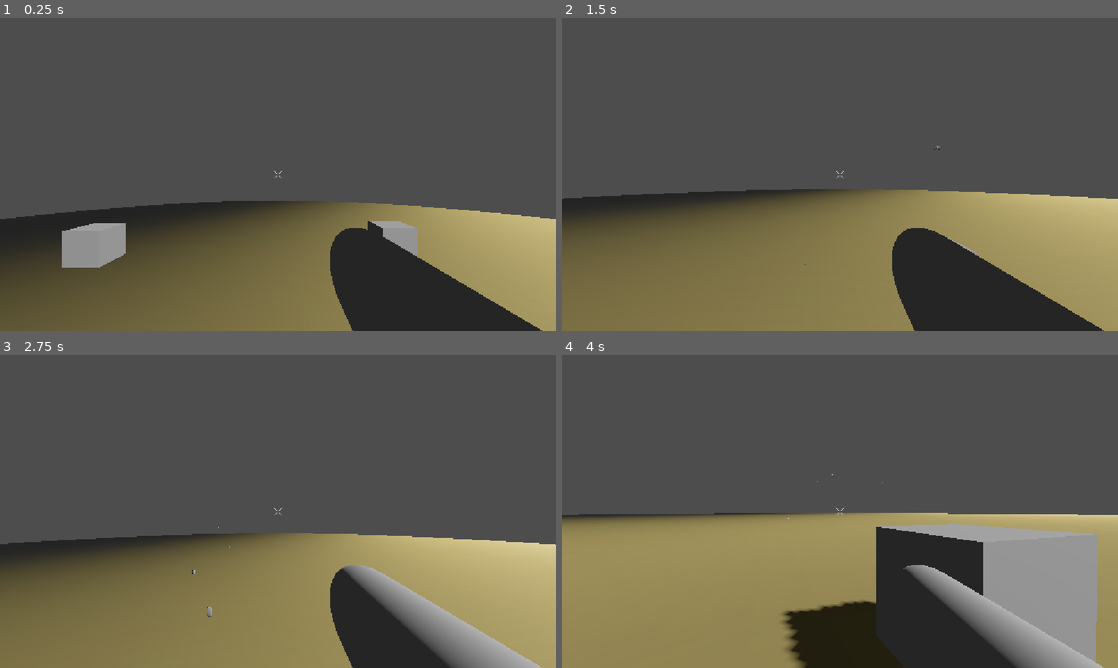
Above: before the commit, frames 1-4 (two rows, left to right).
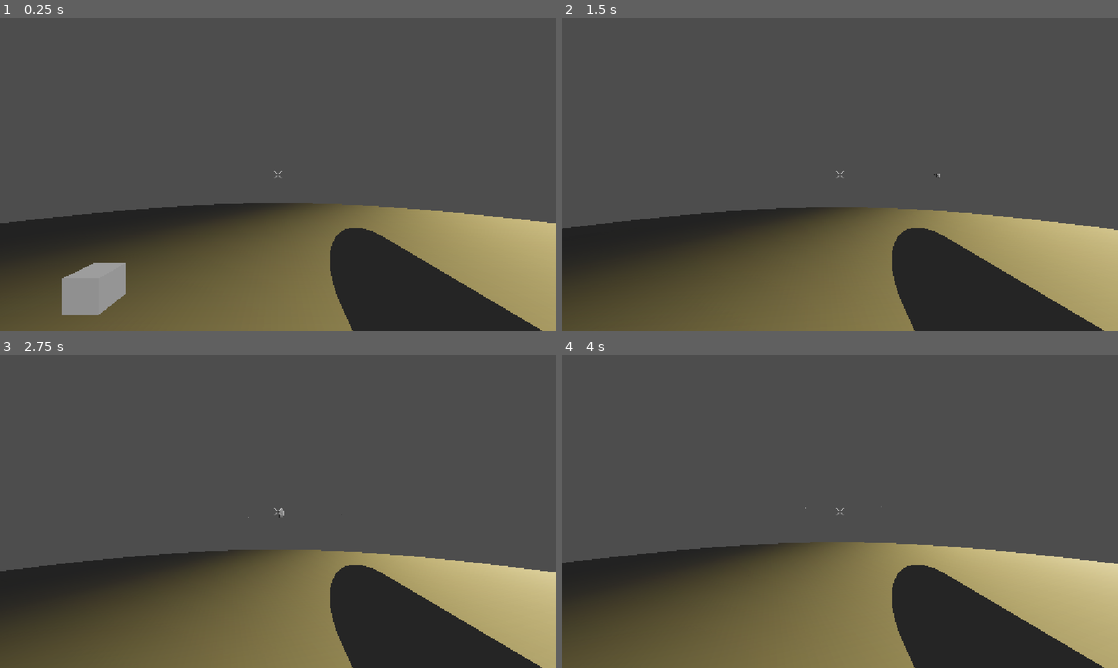
Above: after the commit, the same moments.

Repository: Schlutzkrapfen/RobertsGameJam
Game: Godot game, scene res://Nodes/Levels/Level0.tscn
The game is run twice, just before and just after one commit, with the same random seed, the same clock (stepped at 60 frames per second) and the same inputs.
Inputs (mouse positions are in pixels of both pictures, inside the frame that each line leads up to):
- Up to frame 1 (0.25 s): no input
- Up to frame 2 (1.5 s): move the mouse to (867, 174) at 0.52 s; press the mouse at (867, 174) at 0.53 s; hold W (move_forward) from 0.53 s (still down); tap Space (jump) at 0.77, 0.8, 1.07, 1.35 s; move the mouse to (812, 174) at 1.27 s; release the mouse at (812, 174) at 1.28 s
- Up to frame 3 (2.75 s): keep holding W (move_forward); tap Space (jump) at 1.52, 1.82, 2.3 s; click (250, 511) at 1.55 s; move the mouse to (289, 505) at 2.02 s; press the mouse at (289, 505) at 2.03 s
- Up to frame 4 (4 s): keep holding W (move_forward); move the mouse to (834, 517) at 2.77 s; release the mouse at (834, 517) at 2.78 s; click (834, 517) at 2.85 s; tap Space (jump) at 3.02, 3.32, 3.6, 3.77 s; move the mouse to (878, 514) at 3.52 s

The runs differ from the first frame. In frame 1, 4.5% of the frame differs, in the area x 0-100%, y 58-95%; in frame 2, 24%; in frame 3, 26%; in frame 4, 44%, in the area x 0-100%, y 38-100%.

Commit message:
Start of dash

Diff:
--- a/Scripts/Player/Player.gd
+++ b/Scripts/Player/Player.gd
@@ -1,22 +1,37 @@
 extends CharacterBody3D
 
-
-const SPEED:float = 5.0
-const JUMP_VELOCITY:float = 4.5
-const SHOOT_SHAKE_AMOUNT:float = 0.01
+const SHOOT_SHAKE_AMOUNT:float = 0.05
 signal camera_shake(amount:float)
-
 
 # stats
 var curHp : int = 10
 var maxHp : int = 10
-
 var score : int = 0
 
 # physics
-var moveSpeed : float = 5.0
-var jumpForce : float = 5.0
 var gravity : float = 12.0
+
+# movement
+@export_subgroup("Movement")
+@export var moveSpeed : float = 5.0
+@export var sprintSpeed : float = 12.0
+var curSpeed : float = moveSpeed
+
+# jump
+@export_subgroup("Jump")
+@export var jumpForce : float = 5.0
+@export var curJumps = 2
+@export var jumpBuffer : float = 0.05
+var curJumpBuffered : float = jumpBuffer
+
+# dash
+@export_subgroup("Dash")
+@export var dashBuffer : float = 0.05
+var curDashBuffered : float = dashBuffer
+@export var dashDuration : float = 0.2
+@export var dashCooldown : float = 0.5
+var curDashTimer : float = 0
+var isDashing : bool = true
 
 # cam look
 var minLookAngle : float = -90.0
@@ -28,38 +43,68 @@
 var mouseDelta : Vector2 = Vector2()
 
 #Normal Weapon
+@export_category("Weapon")
 @export var bullet: PackedScene
 @export var muzzle : Node3D
 @export var bulletsPerBurst : int = 3
 @export var burstSpeed : float = 0.05
 @export var burstCooldown : float = 0.5
 @export var tracerSpeed : float = 0.1
-var isShooting : bool = false
 var curShootTimer : float = 0
 var curBurstCountdown : int = bulletsPerBurst - 1
+var isShooting : bool = false
+
 
 # player components
-@onready var camera: Camera3D= get_node("Camera3D")
+@onready var camera: Camera3D = get_node("Camera3D")
+
+func _process(delta):
+	controll_camera(delta)
+	if(isShooting):
+		shoot(delta)
+
+	curJumpBuffered -= delta
+	if(Input.is_action_just_pressed("jump")):
+		curJumpBuffered = jumpBuffer
+
+	if(is_on_floor()):
+		curJumps = 2
+
+	curDashBuffered -= delta
+	if(Input.is_action_just_pressed("dash")):
+		curDashBuffered = dashBuffer
 
 func _physics_process(delta: float) -> void:
 	# Add the gravity.
 	if not is_on_floor():
 		velocity += get_gravity() * delta
 
-	# Handle jump.
-	if Input.is_action_just_pressed("jump") and is_on_floor():
-		velocity.y = JUMP_VELOCITY
+	# Handle Jump
+	if curJumpBuffered >= 0 and curJumps > 0:
+		curJumpBuffered = -1
+		velocity.y = jumpForce
+		curJumps -= 1
 
-	# Get the input direction and handle the movement/deceleration.
-	# As good practice, you should replace UI actions with custom gameplay actions.
+	# Handle Dashing
+	curDashTimer -= delta
+	if(curDashBuffered >= 0 and curDashTimer <= 0 and !isDashing):
+		curDashTimer = dashDuration
+		#Dash here
+
+	# Handle Sprinting
+	curSpeed = moveSpeed
+	if(Input.is_action_pressed("sprint")):
+		curSpeed = sprintSpeed
+
+	# Handle Movement
 	var input_dir := Input.get_vector("move_left", "move_right", "move_forward", "move_backward")
 	var direction := (transform.basis * Vector3(input_dir.x, 0, input_dir.y)).normalized()
 	if direction:
-		velocity.x = direction.x * SPEED
-		velocity.z = direction.z * SPEED
+		velocity.x = direction.x * curSpeed
+		velocity.z = direction.z * curSpeed
 	else:
-		velocity.x = move_toward(velocity.x, 0, SPEED)
-		velocity.z = move_toward(velocity.z, 0, SPEED)
+		velocity.x = move_toward(velocity.x, 0, curSpeed)
+		velocity.z = move_toward(velocity.z, 0, curSpeed)
 
 	move_and_slide()
 
@@ -85,11 +130,6 @@
 	# reset the mouse delta vector
 	mouseDelta = Vector2()
 
-func _process(delta):
-	controll_camera(delta)
-	if(isShooting):
-		shoot(delta)
-
 func shoot(delta):
 	curShootTimer -= delta
 
@@ -104,10 +144,6 @@
 			curBurstCountdown = bulletsPerBurst - 1
 			curShootTimer = burstCooldown
 
-	camera_shake.emit(SHOOT_SHAKE_AMOUNT)
-	await SlowMotion.slow_motion(5)
-
-
 func shootProjectile():
 	var space_state = get_world_3d().direct_space_state
 
@@ -119,17 +155,18 @@
 
 	if result:
 		# Damage the target
-		# if result.collider.has_method("take_damage"):
-		# 	result.collider.take_damage(20)
 
 		spawn_tracer(from, result.position)
 	else:
 		spawn_tracer(from, to)
 
+	camera_shake.emit(SHOOT_SHAKE_AMOUNT)
+	await SlowMotion.slow_motion(5)
+
 func spawn_tracer(from: Vector3, to: Vector3):
 	if bullet == null:
 		return
-	print("Bullet")
+
 	var tracer = bullet.instantiate()
 	get_tree().current_scene.add_child(tracer)
 	tracer.initialize(from, to, tracerSpeed)
Not shown, changed: Assets/3d/Matirial/texture.png.import
Not shown, changed: Assets/Crosshair.png.import
